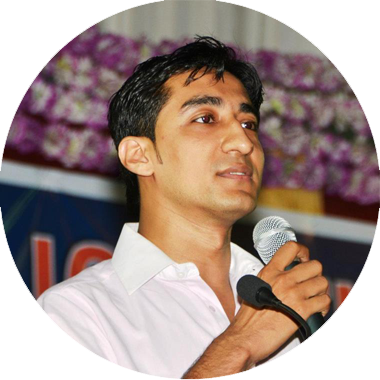
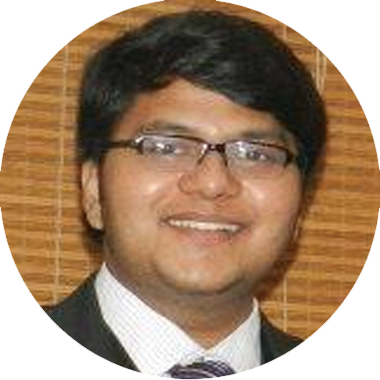
The second (380, 380) image is a revision of the first. Changes to its layers:
painted on "Layer 2" over left=0, top=0, right=380, bottom=380
